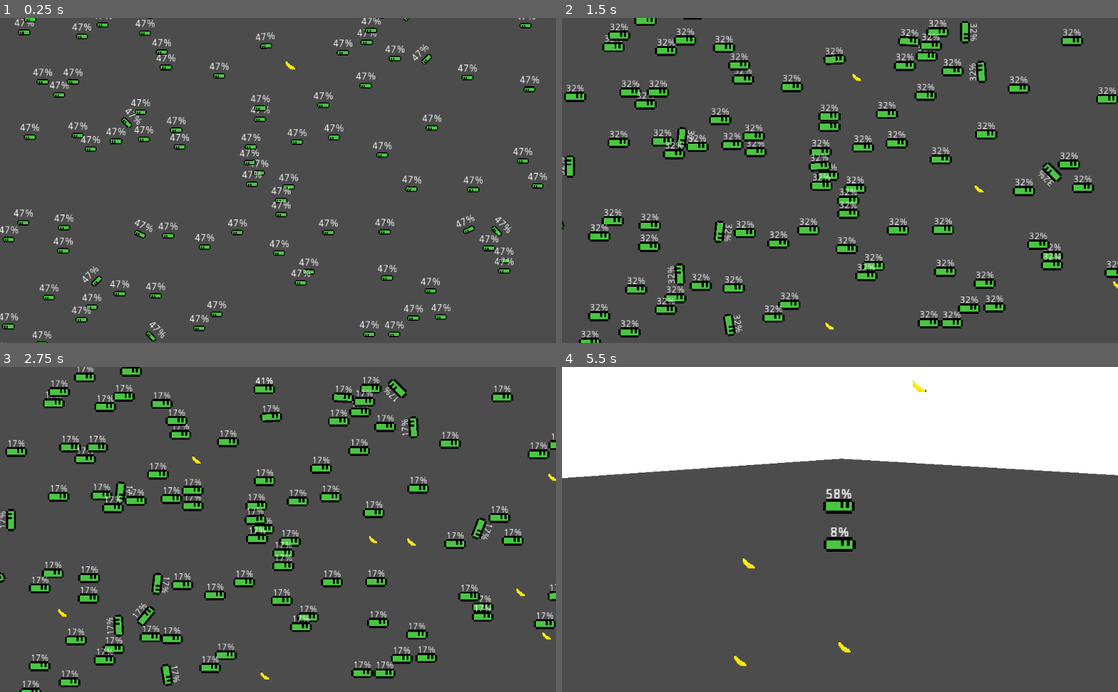
Above: before the commit, frames 1-4 (two rows, left to right).
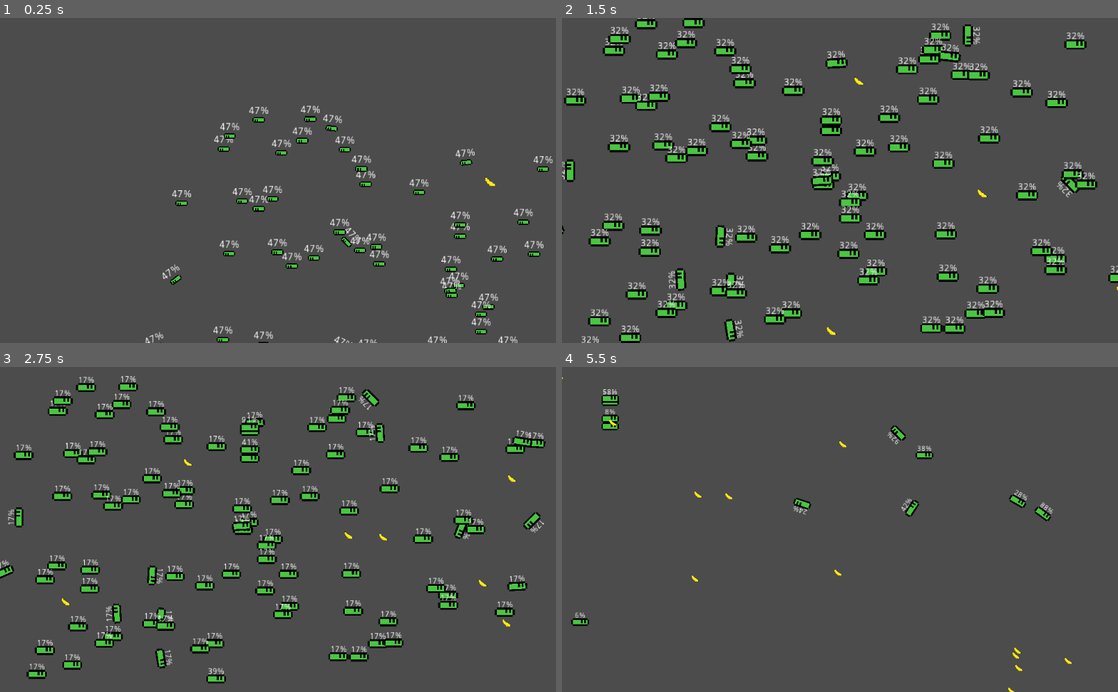
Above: after the commit, the same moments.

Repository: SilverSpace5/aitest
Game: Godot game, scene res://Game.tscn
Same seed, same stepped clock (60 frames per second), same inputs: the game is played once before the commit and once after it.
Inputs:
- Up to frame 1 (0.25 s): no input
- Up to frame 2 (1.5 s): no input
- Up to frame 3 (2.75 s): no input
- Up to frame 4 (5.5 s): no input

The runs differ from the first frame. In frame 1, 9.0% of the frame differs, in the area x 0-100%, y 0-100%; in frame 2, 17%; in frame 3, 20%; in frame 4, 32%.

Commit message:
Final Updates

Diff:
--- a/Entity.tscn
+++ b/Entity.tscn
@@ -3,8 +3,12 @@
 [ext_resource path="res://Entity.gd" type="Script" id=1]
 [ext_resource path="res://bean.png" type="Texture" id=2]
 
-[sub_resource type="RectangleShape2D" id=1]
-extents = Vector2( 32, 14 )
+[sub_resource type="RectangleShape2D" id=6]
+extents = Vector2( 22, 6 )
+
+[sub_resource type="CapsuleShape2D" id=5]
+radius = 26.6667
+height = 35.5556
 
 [sub_resource type="Animation" id=2]
 length = 0.001
@@ -89,16 +93,13 @@
 "values": [ 360.0, 0.0 ]
 }
 
-[sub_resource type="RectangleShape2D" id=5]
-extents = Vector2( 14, 16 )
-
 [node name="Entity" type="KinematicBody2D"]
 scale = Vector2( 0.5, 0.5 )
 script = ExtResource( 1 )
 maxEnergy = 500.0
 
 [node name="CollisionShape2D" type="CollisionShape2D" parent="."]
-shape = SubResource( 1 )
+shape = SubResource( 6 )
 
 [node name="Sprite" type="Sprite" parent="."]
 rotation = 6.28319
@@ -126,10 +127,19 @@
 collide_with_areas = true
 collide_with_bodies = false
 
+[node name="foodDetect" type="Area2D" parent="."]
+
+[node name="CollisionShape2D" type="CollisionShape2D" parent="foodDetect"]
+modulate = Color( 0, 1, 0.156863, 1 )
+position = Vector2( 62.2222, 0 )
+rotation = 1.5708
+scale = Vector2( 0.521739, 0.758424 )
+shape = SubResource( 5 )
+
 [node name="right" type="RayCast2D" parent="."]
-position = Vector2( 32, 0 )
+position = Vector2( 96, 0 )
 enabled = true
-cast_to = Vector2( 500, 0 )
+cast_to = Vector2( 650, 0 )
 collide_with_areas = true
 collide_with_bodies = false
 
@@ -148,11 +158,4 @@
 text = "0"
 align = 1
 
-[node name="foodDetect" type="Area2D" parent="."]
-
-[node name="CollisionShape2D" type="CollisionShape2D" parent="foodDetect"]
-modulate = Color( 0, 1, 0.156863, 1 )
-position = Vector2( 48, 0 )
-shape = SubResource( 5 )
-
 [connection signal="area_entered" from="foodDetect" to="." method="_on_foodDetect_area_entered"]
--- a/Game.tscn
+++ b/Game.tscn
@@ -4,21 +4,25 @@
 
 [node name="Game" type="Node2D"]
 script = ExtResource( 1 )
-maxEntities = 200
+maxEntities = 500
 maxFood = 200
 
 [node name="StaticBody2D" type="StaticBody2D" parent="."]
 
 [node name="CollisionPolygon2D" type="CollisionPolygon2D" parent="StaticBody2D"]
-polygon = PoolVector2Array( -2, -5, 481, -44, 1017, -5, 1336, 348, 1386, 397, 1408, 486, 1416, 537, 1343, 590, 1302, 651, 1201, 702, 1067, 760, 984, 719, 563, 763, 511, 783, 430, 774, 288, 715, 0, 600, -74, 460, -151, 361, -181, 313, -1, -5, -60, -57, -344, 311, -53, 670, 461, 899, 877, 908, 1111, 985, 1636, 716, 1673, 250, 1118, -64, -60, -57 )
+position = Vector2( -1429, -890 )
+scale = Vector2( 3.456, 3.456 )
+polygon = PoolVector2Array( 0, -0.578674, 471.065, -33.8542, 1010.42, -1.44675, 1332.47, 349.826, 1378.18, 396.412, 1402.01, 471.74, 1405.09, 487.269, 1410.88, 528.935, 1411.17, 536.458, 1409.43, 541.667, 1338.54, 586.227, 1298.9, 644.097, 1260.42, 672.164, 1201, 702, 1067, 760, 992.766, 722.222, 940.683, 718.75, 741.03, 715.278, 658.275, 734.954, 502.315, 778.646, 485.243, 780.382, 470.814, 778.779, 432.292, 764.468, 293.981, 713.252, 54.3982, 622.107, 25.1736, 584.491, -71.7592, 459.491, -148.727, 360.243, -170.718, 332.465, -174.769, 317.419, -168.154, 301.272, 0, -0.578674, -60, -57, -344, 311, -53, 670, 461, 899, 877, 908, 1111, 985, 1636, 716, 1673, 250, 1118, -64, -60, -57 )
 
 [node name="Camera2D" type="Camera2D" parent="."]
-position = Vector2( 512, 300 )
+scale = Vector2( 5, 5 )
 current = true
 smoothing_enabled = true
 smoothing_speed = 2.5
 
 [node name="Polygon2D" type="Polygon2D" parent="."]
+position = Vector2( -1429, -889 )
+scale = Vector2( 3.456, 3.456 )
 polygon = PoolVector2Array( -464, -201, 366, -201, 989, -202, 1159, -202, 1738, -201, 1738, 205, 1738, 726, 1738, 985,  …(507 unchanged characters)…
 
 [node name="Entities" type="Node2D" parent="."]
